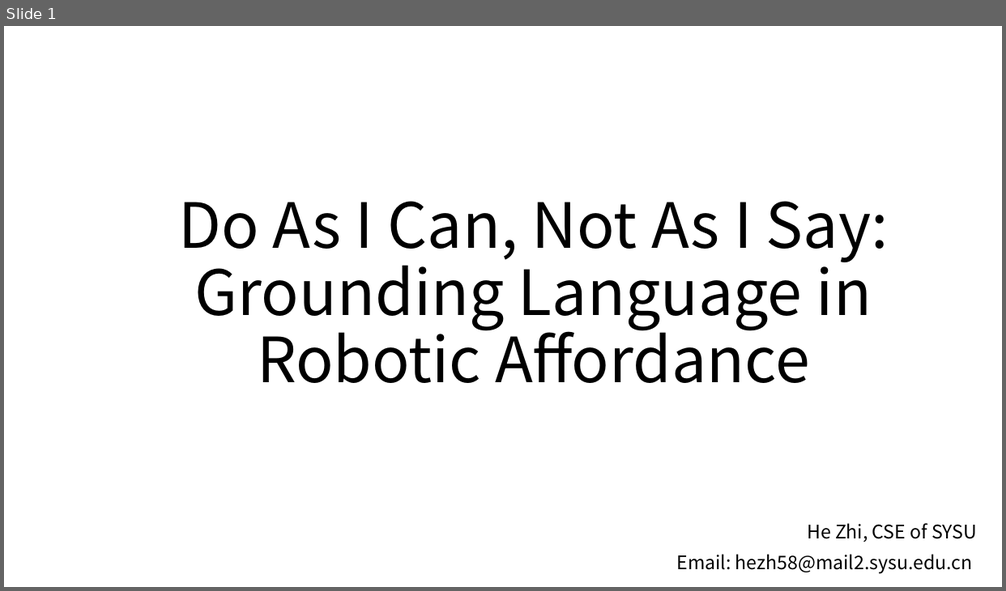
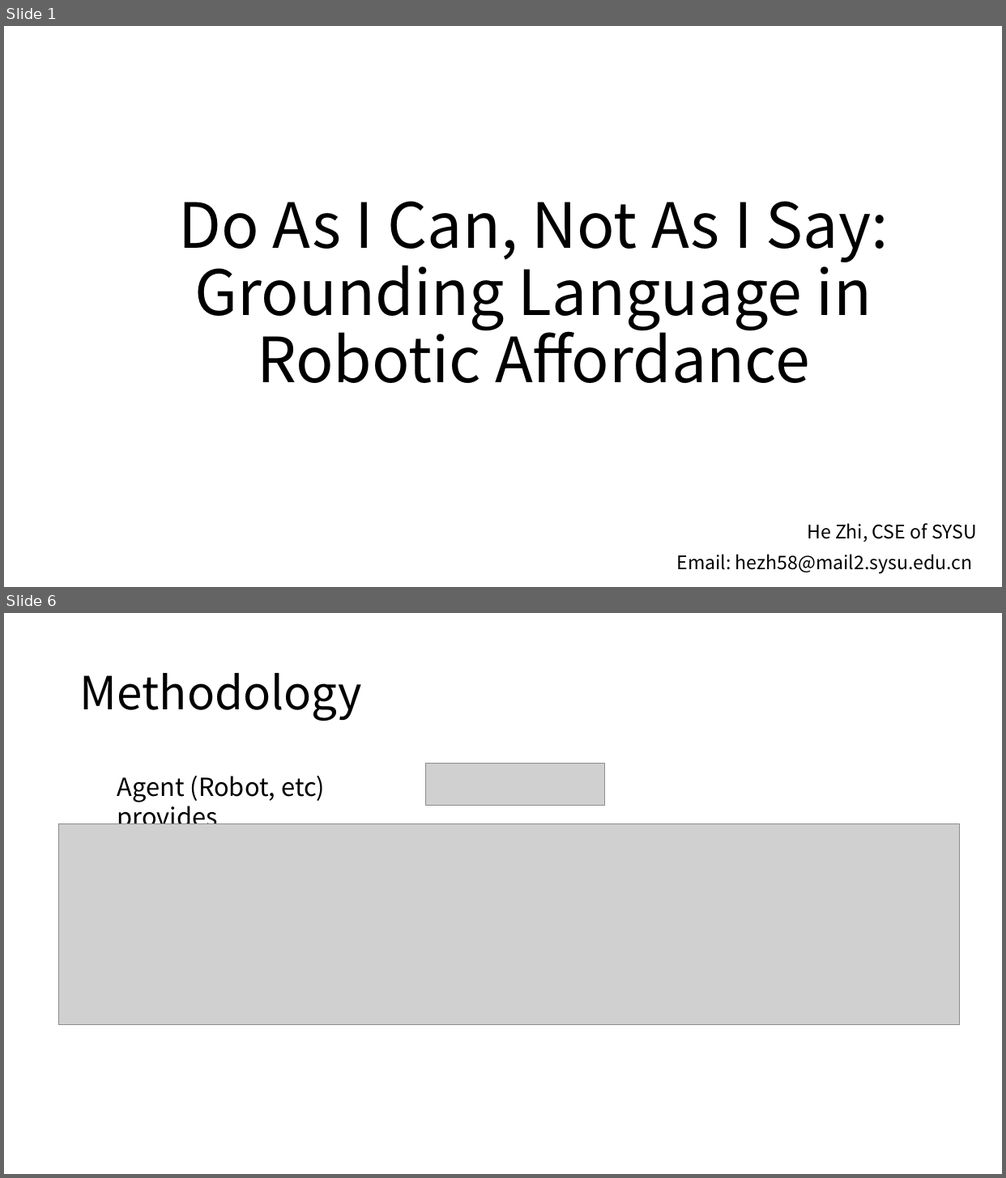
Before and after one commit to kevinva/paperReport, a slide deck: presentation/hoho_SayCan.pptx. Shown one above the other, each under a label of ours: slide 1 before the commit, slides 1 and 6 after it; the slides between them are not shown. The pictures are 1006x591 and 1006x1178 pixels, drawn with LibreOffice and Linux fonts; fonts in the diff are those of the drawing; grey boxes stand for pictures. Boxes give left, top, right and bottom in pixels: in the first picture for what was removed or moved away, otherwise in the second. Text is boxed around its words. In the diff, an @@ line names an element or a change of style, - is before the commit and + after.

```diff
--- a/presentation/hoho_SayCan.pptx
+++ b/presentation/hoho_SayCan.pptx
@@ slide 6 added at bbox=[4, 613, 1002, 1174], background #FFFFFF @@
@@ title added at bbox=[80, 673, 362, 721], 44 pt, text #000000 @@
+Methodology
@@ text added at bbox=[117, 776, 325, 833], 24 pt, text #000000 @@
+Agent (Robot, etc) provides
@@ picture added at bbox=[425, 764, 604, 806] @@
@@ picture added at bbox=[58, 824, 960, 1025] @@
```
Also in this commit, not shown: 14 other slides added.
